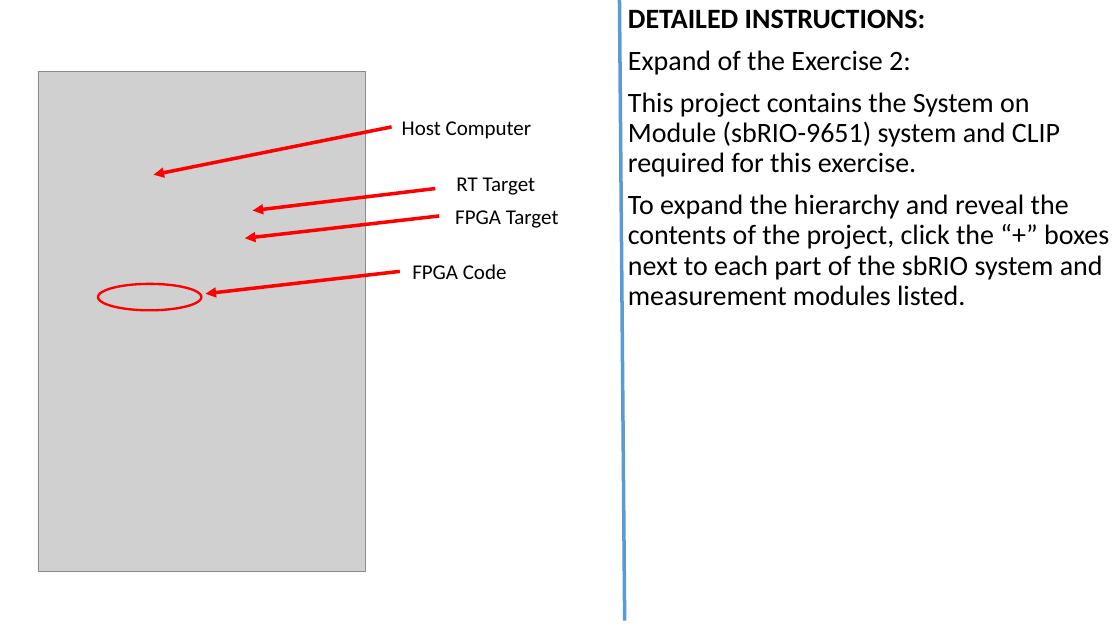
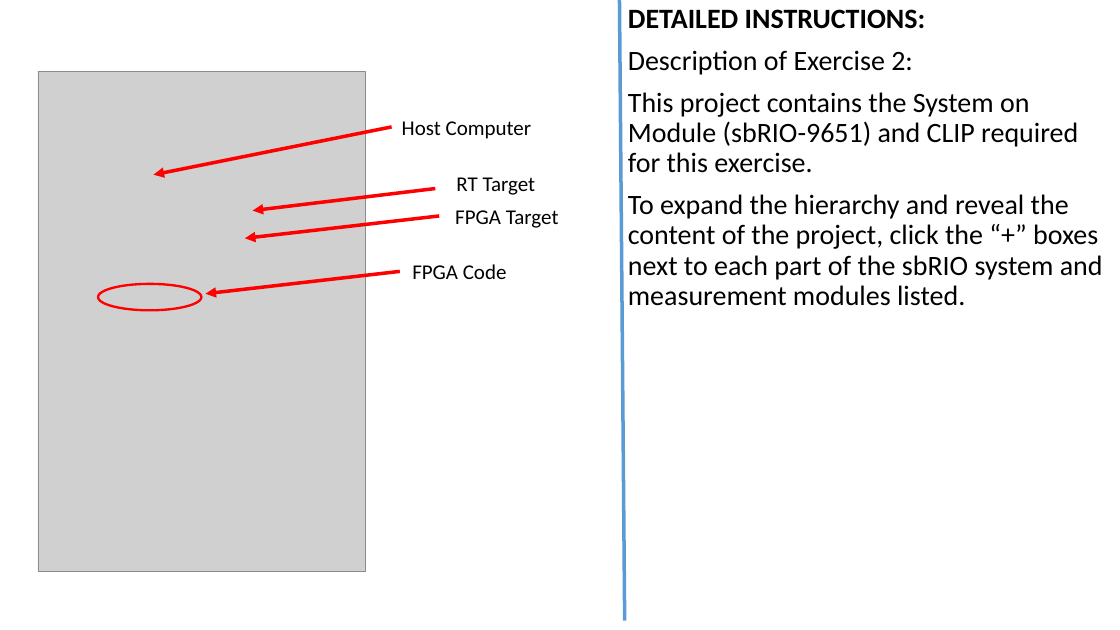
Before and after one commit to kalyanramu/NIWeek2015, a slide deck: slide 2 of Hands-OnSession/Content/SOM Hands-On Exercise 2.pptx. Drawn at 1120x630 pixels with LibreOffice and Linux fonts; fonts in the diff are those of the drawing; grey boxes stand for pictures. Boxes give left, top, right and bottom in pixels: in the first picture for what was removed or moved away, otherwise in the second. Text is boxed around its words. In the diff, an @@ line names an element or a change of style, - is before the commit and + after.

```diff
--- a/Hands-OnSession/Content/SOM Hands-On Exercise 2.pptx
+++ b/Hands-OnSession/Content/SOM Hands-On Exercise 2.pptx
@@ text at (x1=628, y1=50, x2=1103, y2=306): text changed @@
-Expand of the Exercise 2:
-This project contains the System on Module (sbRIO-9651) system and CLIP required for this exercise.
-To expand the hierarchy and reveal the contents of the project, click the “+” boxes next to each part of the sbRIO system and measurement modules listed.
+Description of Exercise 2:
+This project contains the System on Module (sbRIO-9651) and CLIP required for this exercise.
+To expand the hierarchy and reveal the content of the project, click the “+” boxes next to each part of the sbRIO system and measurement modules listed.
```
Also in this commit, not shown: 6 other slides changed.
